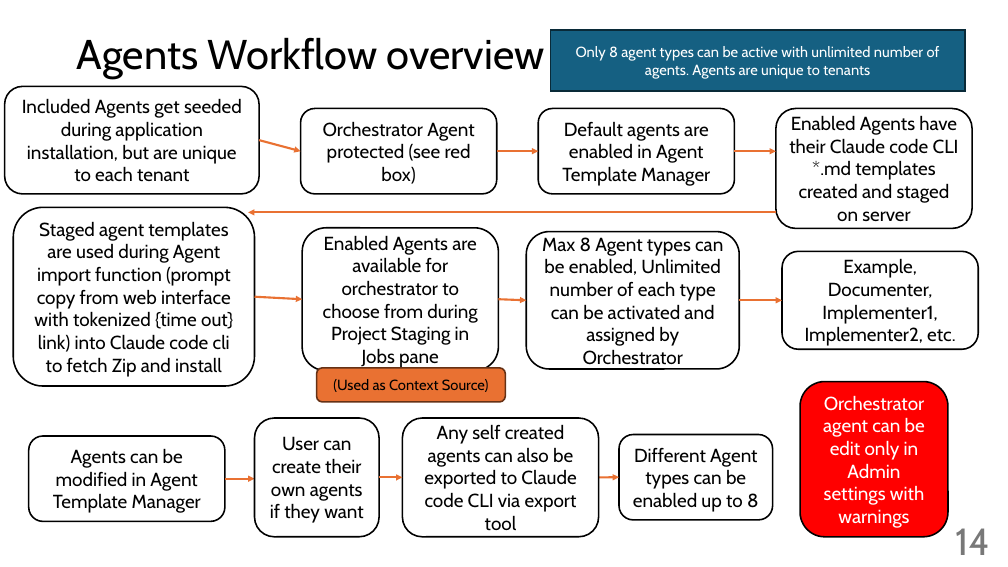
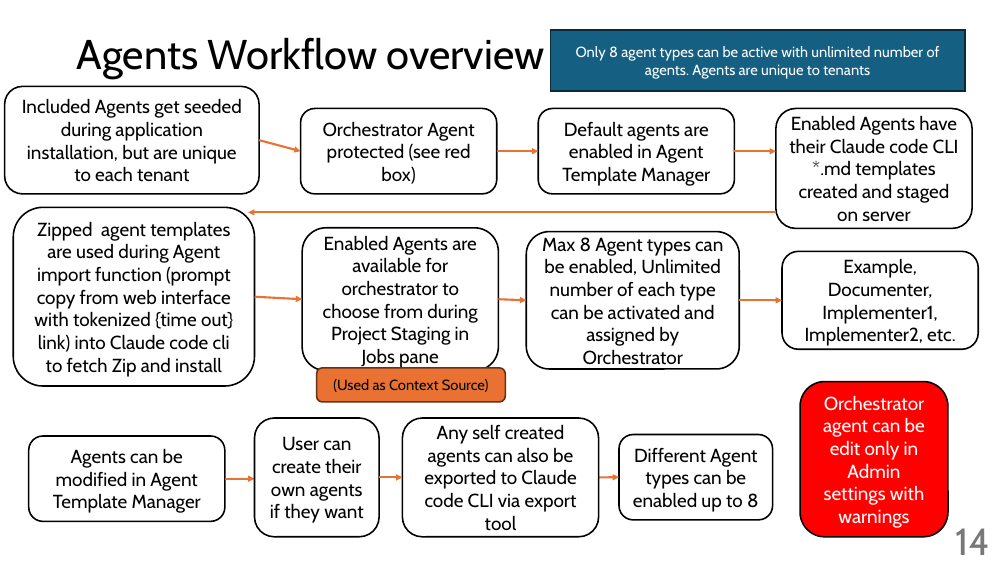
Before and after one commit to giljoai/GiljoAI_MCP, a slide deck: slide 14 of handovers/Reference_docs/giljoai workflow.pptx. Drawn at 1008x567 pixels with LibreOffice and Linux fonts; fonts in the diff are those of the drawing. Boxes give left, top, right and bottom in pixels: in the first picture for what was removed or moved away, otherwise in the second. Text is boxed around its words. In the diff, an @@ line names an element or a change of style, - is before the commit and + after.

```diff
--- a/handovers/Reference_docs/giljoai workflow.pptx
+++ b/handovers/Reference_docs/giljoai workflow.pptx
@@ text in rounded rectangle at box(34, 221, 233, 377): text changed @@
-Staged agent templates are used during Agent import function (prompt copy from web interface with tokenized {time out} link) into Claude code cli to fetch Zip and install
+Zipped agent templates are used during Agent import function (prompt copy from web interface with tokenized {time out} link) into Claude code cli to fetch Zip and install
```
Also in this commit, not shown: 12 other slides changed, 9 slides added, 32 other files.
